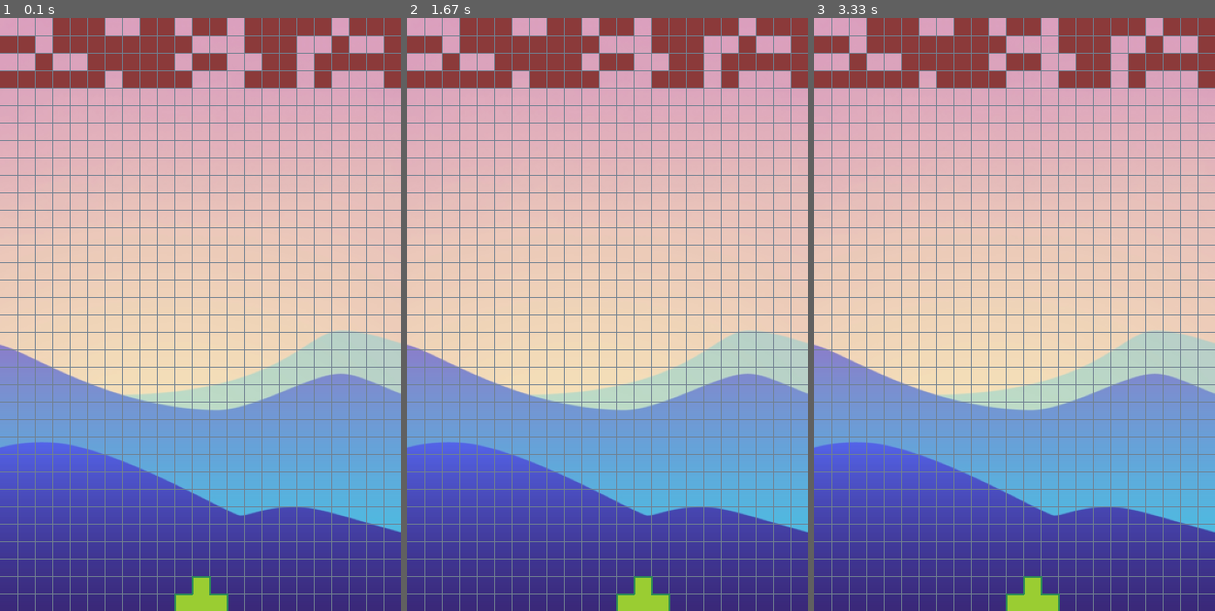
Above: before the commit, frames 1-3 (left to right).
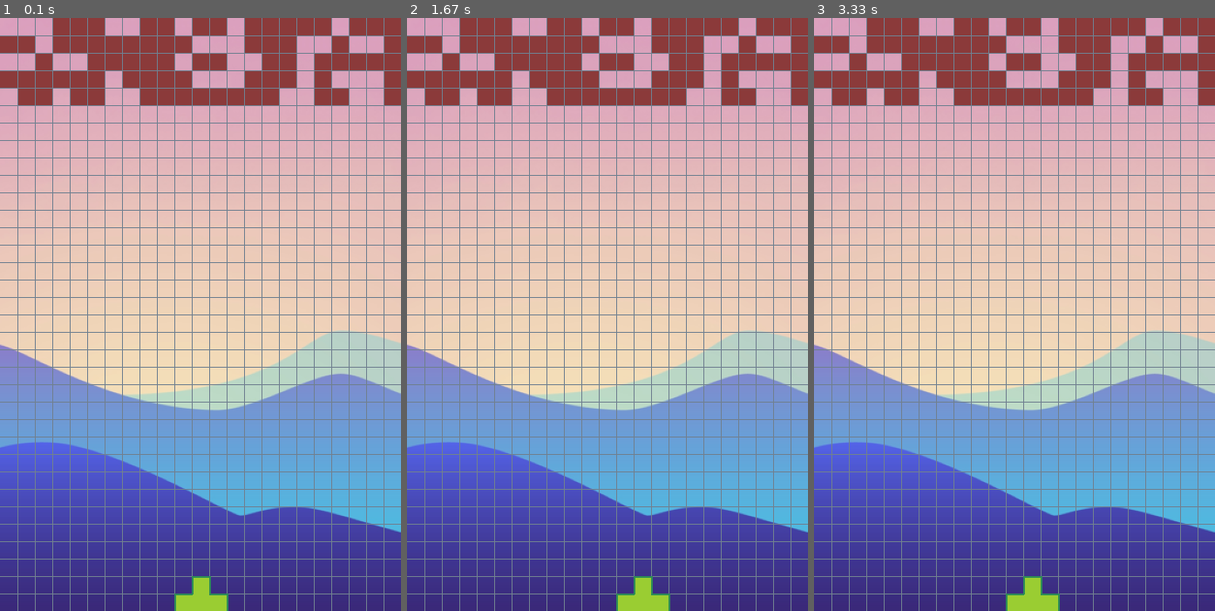
Above: after the commit, the same moments.

Repository: infProgram/inf371_spring2022-Pieces-Ho
Game: pygame game, started from peronalProject/bubbleDefense.py
Two runs of this game, one before a commit and one after it. Both use one fixed random seed, a clock stepped at 60 frames per second and the inputs below.
Inputs:
- Up to frame 1 (0.1 s): no input
- Up to frame 2 (1.67 s): hold D 0.33-0.8 s; hold W 0.83-1.13 s; hold D 1.17-1.63 s
- Up to frame 3 (3.33 s): hold A 1.67-2.2 s; hold A 2.23-2.63 s; hold D from 3.07 s (still down)

The runs differ from the first frame. In frame 1, 1.7% of the frame differs, in the area x 4-100%, y 11-15%; in frame 2, 1.7%; in frame 3, 1.7%.

Commit message:
draw the initial wall

Diff:
--- a/peronalProject/bubbleDefense.py
+++ b/peronalProject/bubbleDefense.py
@@ -62,7 +62,7 @@
 class wall():
     def __init__(self) -> None:
         self.wallColour = (139,58,58)
-        self.posx = [random.sample(range(0,460,20), 15),random.sample(range(0,460,20), 15),random.sample(range(0,460,20), 15),random.sample(range(0,460,20), 15)]
+        self.posx = [random.sample(range(0,460,20),15),random.sample(range(0,460,20),15),random.sample(range(0,460,20),15),random.sample(range(0,460,20),15),random.sample(range(0,460,20),15)]
         self.lines = len(self.posx)
         print(self.lines)
 
